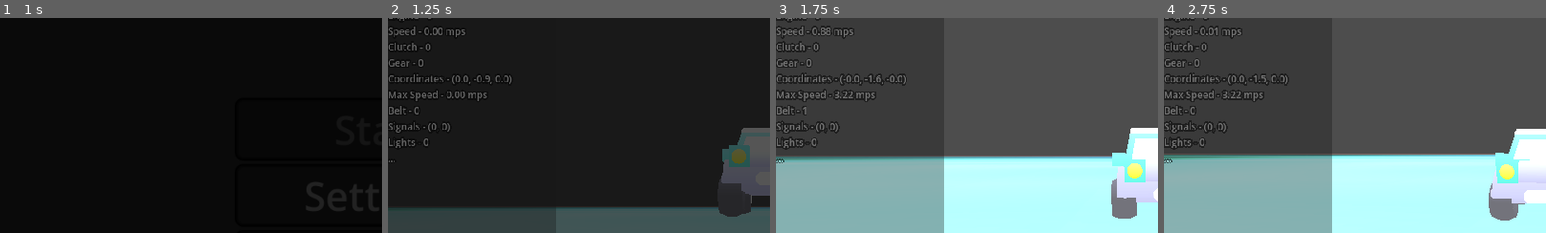
Above: before the commit, frames 1-4 (left to right).
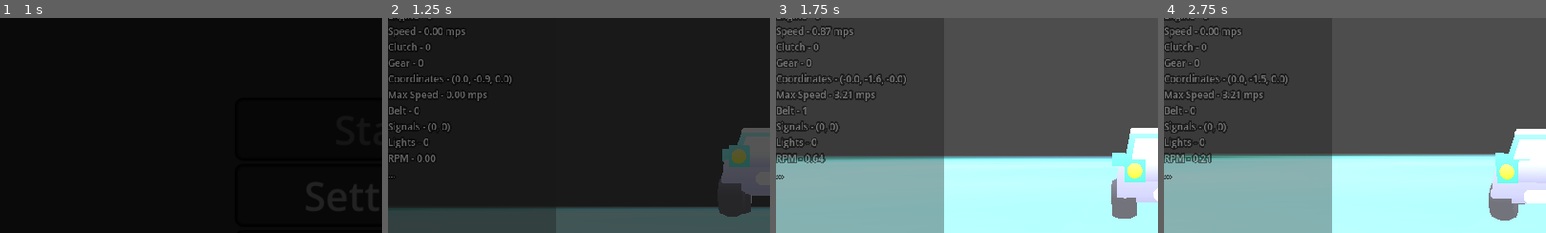
Above: after the commit, the same moments.

Repository: artemagant/JameGam
Game: Godot game, scene res://Scenes/Main/main.tscn
Two runs of this game, one before a commit and one after it. Both use one fixed random seed, a clock stepped at 60 frames per second and the inputs below. The engine's default icon, where the game draws it, is replaced by a stand-in: a white triangle on a blue panel in a dark square.
Inputs (mouse positions are % of the whole screen's width and height, from its top left):
- Up to frame 1 (1 s): click "Start" at 0.5 s
- Up to frame 2 (1.25 s): no input
- Up to frame 3 (1.75 s): move the mouse to (55, 50) at 1.27 s; hold Up (up) from 1.28 s (still down); hold W (add_gear) from 1.28 s (still down); tap B (belt) at 1.55 s
- Up to frame 4 (2.75 s): keep holding Up (up); move the mouse to (45, 50) at 2.02 s; release W (add_gear) at 2.03 s; tap B (belt) at 2.1 s; tap T (clutch) at 2.3 s
The pictures show only the part of the screen within x 0-50%, y 6-56%; the shares and areas given below are measured in that part.

Frame 1 is identical in both runs. In frame 2, 0.2% of the frame differs, in the area x 0-13%, y 63-75%; in frame 3, 0.6%, in the area x 0-21%, y 3-76%; in frame 4, 0.6%.

Commit message:
Working on transmition system

Diff:
--- a/jame-gam/Scenes/Car/car.gd
+++ b/jame-gam/Scenes/Car/car.gd
@@ -1,9 +1,15 @@
 extends VehicleBody3D
 
-@export var max_RPM: = 450
-@export var max_torque: = 300
-@export var turn_speed: = 6.0
+@export var max_RPM: = 2000
+@export var max_torque: = 1000
+@export var turn_speed: = 0.4
 @export var turn_amount: = 0.05
+
+@onready var  max_RPM_gears := [150, 2000, 500, 600, 800, 1000, 1500, 2000]
+@onready var max_torque_gears := [100, 1, 350, 400, 500, 600, 800, 1000]
+@onready var turn_speed_gears := [3.0, 4.0, 4.0, 3.0, 2.0, 1.5, 1.0, 0.4]
+@onready var min_RPM_gears := [0, 0, 0, 50, 100, 150, 200, 400]
+
 @onready var cam_arm: SpringArm3D = $CamArm
 @onready var wheel_back_left: VehicleWheel3D = $wheel_back_left
 @onready var wheel_back_right: VehicleWheel3D = $wheel_back_right
@@ -11,19 +17,51 @@
 @onready var wheel_front_right: VehicleWheel3D = $wheel_front_right
 @onready var game: Node3D = $".."
 
+var breake: = false
+@export var brake_amount: = 2.0
+
+@onready var RPM: float
+var minus_rpm: float
+
 func _physics_process(delta: float) -> void:
+	if minus_rpm > 0:
+		minus_rpm -= 0.1
+	else:
+		minus_rpm = 0
 	cam_arm.position = position
 	var steering_dir = Input.get_action_strength("left") - Input.get_action_strength("right")
 	steering = lerp(steering, steering_dir * turn_amount, turn_speed * delta)
-	var dir = Input.get_action_strength("up") - Input.get_action_strength("down")
+	var dir = Input.get_action_strength("up") if game.gear > 0 else -Input.get_action_strength("up")
 	var RPM_left = abs(wheel_back_left.get_rpm())
 	var RPM_right = abs(wheel_back_right.get_rpm())
-	var RPM = (RPM_left + RPM_right) / 2.0
+	RPM = (RPM_left + RPM_right) / 2.0
+	if minus_rpm > RPM:
+		RPM = 0
+	else:
+		RPM -= minus_rpm
+
 
 	var torque = dir * max_torque * (1.0 - RPM / max_RPM)
 	if game.engine:
 		engine_force = torque
-		brake = 2 if dir == 2 else 0
+		brake = 2 if dir == 0 else 0
 	else:
 		engine_force = 0
 		brake = 2
+	if breake:
+		brake += brake_amount
+
+func add_gear():
+	if RPM < min_RPM_gears[game.gear] - 10:
+		game.minus_gear()
+	minus_rpm += game.gear
+	brake = 500
+	max_RPM = max_RPM_gears[game.gear]
+	max_torque = max_torque_gears[game.gear]
+	turn_speed = turn_speed_gears[game.gear]
+func minus_gear():
+	brake = 500
+	minus_rpm += game.gear
+	max_RPM = max_RPM_gears[game.gear]
+	max_torque = max_torque_gears[game.gear]
+	turn_speed = turn_speed_gears[game.gear]
--- a/jame-gam/Scenes/Car/car.tscn
+++ b/jame-gam/Scenes/Car/car.tscn
@@ -125,7 +125,6 @@
 center_of_mass_mode = 1
 center_of_mass = Vector3(0, -0.1, 0.07)
 script = ExtResource("1_y6gko")
-turn_speed = 4.0
 
 [node name="body" type="MeshInstance3D" parent="." unique_id=1828985564]
 transform = Transform3D(1, 0, 0, 0, 1, 0, 0, 0, 1, 0, 0.2, -2.8876456e-15)
--- a/jame-gam/Scenes/Game/game.gd
+++ b/jame-gam/Scenes/Game/game.gd
@@ -19,12 +19,15 @@
 
 func _ready() -> void:
 	update_ui_stats()
+	car.add_gear()
 
 func _process(_delta: float) -> void:
 	var current_velocity = car.linear_velocity.length()
-	speed = current_velocity
+	speed = current_velocity -0.01
 	if speed > max_speed:
 		max_speed = speed
+	if gear > 3 and speed < 0.05:
+		engine = false
 
 
 func update_ui_stats() -> void:
@@ -39,7 +42,8 @@
 		Belt - %d
 		Signals - (%d, %d)
 		Lights - %d
-		..." %[int(engine), speed, int(clutch), gear-1, _position.x, _position.y, _position.z, max_speed, int(belt), turn_signals.x, turn_signals.y, lights]
+		RPM - %.2f
+		..." %[int(engine), abs(speed), int(clutch), gear-1, _position.x, _position.y, _position.z, max_speed, int(belt), turn_signals.x, turn_signals.y, lights, car.RPM]
 
 func show_menu():
 	if menu_game.visible:
@@ -93,6 +97,11 @@
 func add_gear():
 	if clutch and gear < 7:
 		gear += 1
+		car.add_gear()
 func minus_gear():
 	if clutch and gear > 0:
 		gear -= 1
+		car.minus_gear()
+
+func breake(iss: bool = true):
+	car.breake = iss
--- a/jame-gam/Scenes/Game_UI/ui.tscn
+++ b/jame-gam/Scenes/Game_UI/ui.tscn
@@ -73,6 +73,7 @@
 Max Speed -
 Belt -
 Signals -
+RPM -
 ..."
 label_settings = SubResource("LabelSettings_aa8u4")
 
@@ -140,6 +141,33 @@
 action = "belt"
 visibility_mode = 1
 
+[node name="Clutch" type="TouchScreenButton" parent="Phone_Buttons" unique_id=1171344887]
+position = Vector2(120.00001, 177)
+scale = Vector2(0.42968744, 0.36406276)
+texture_normal = ExtResource("1_5ntg7")
+shape = SubResource("RectangleShape2D_aa8u4")
+passby_press = true
+action = "clutch"
+visibility_mode = 1
+
+[node name="Add_Gear" type="TouchScreenButton" parent="Phone_Buttons" unique_id=1505110472]
+position = Vector2(724, 164)
+scale = Vector2(0.42968744, 0.36406276)
+texture_normal = ExtResource("1_5ntg7")
+shape = SubResource("RectangleShape2D_aa8u4")
+passby_press = true
+action = "add_gear"
+visibility_mode = 1
+
+[node name="Minus_Gear2" type="TouchScreenButton" parent="Phone_Buttons" unique_id=783846755]
+position = Vector2(730, 213)
+scale = Vector2(0.42968744, 0.36406276)
+texture_normal = ExtResource("1_5ntg7")
+shape = SubResource("RectangleShape2D_aa8u4")
+passby_press = true
+action = "minus_gear"
+visibility_mode = 1
+
 [node name="Lights" type="TouchScreenButton" parent="Phone_Buttons" unique_id=1718566869]
 position = Vector2(112, 324)
 scale = Vector2(0.42968744, 0.36406276)
@@ -184,3 +212,12 @@
 passby_press = true
 action = "emergency_lights"
 visibility_mode = 1
+
+[node name="Engine" type="TouchScreenButton" parent="Phone_Buttons" unique_id=1879090133]
+position = Vector2(905, 269.00003)
+scale = Vector2(0.3874995, 0.41875008)
+texture_normal = ExtResource("1_5ntg7")
+shape = SubResource("RectangleShape2D_aa8u4")
+passby_press = true
+action = "engine"
+visibility_mode = 1
--- a/jame-gam/Scenes/Main/main.gd
+++ b/jame-gam/Scenes/Main/main.gd
@@ -111,6 +111,10 @@
 			game.add_gear()
 		if event.is_action_pressed("minus_gear"):
 			game.minus_gear()
+		if event.is_action_pressed("down"):
+			game.breake()
+		if event.is_action_released("down"):
+			game.breake(false)
 
 func start_engine():
 	if is_engine_started:
Not shown, changed: jame-gam/Sprites/colormap.png.import
Not shown, changed: jame-gam/Sprites/vaz_2107.jpg.import
Not shown, changed: jame-gam/icon.svg.import
